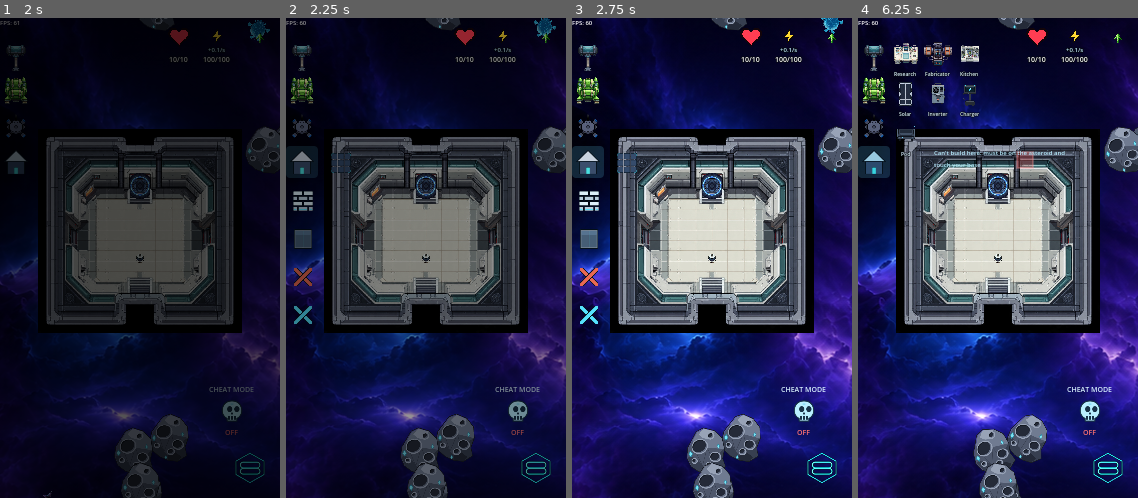
Above: before the commit, frames 1-4 (left to right).
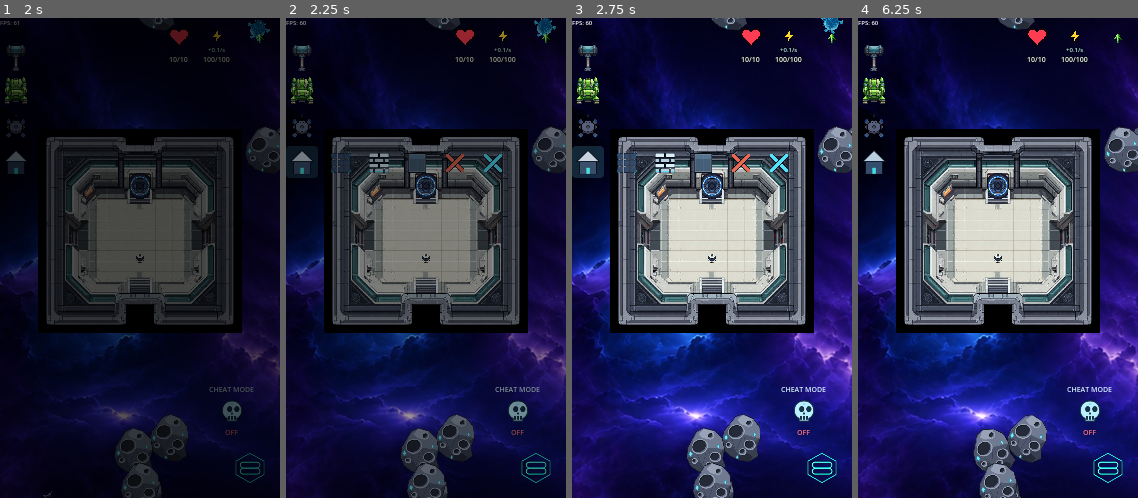
Above: after the commit, the same moments.

Repository: wildane/ShootingStar
Game: Godot game, scene res://scene/main_menu/main_menu.tscn
Two runs of this game, one before a commit and one after it. Both use one fixed random seed, a clock stepped at 60 frames per second and the inputs below.
Inputs (mouse positions are in pixels of both pictures, inside the frame that each line leads up to):
- Up to frame 1 (2 s): click "New Game" at 0.5 s; click "New Game" at 1.25 s
- Up to frame 2 (2.25 s): click (302, 162) at 2 s
- Up to frame 3 (2.75 s): no input
- Up to frame 4 (6.25 s): click (914, 162) at 2.77 s; click (950, 162) at 3.52 s; click (989, 162) at 4.27 s; click (1026, 162) at 5.02 s; click (874, 56) at 5.75 s

Frame 1 is identical in both runs. In frame 2, 1.4% of the frame differs, in the area x 2-78%, y 28-64%; in frame 3, 1.6%; in frame 4, 2.9%, in the area x 0-74%, y 5-34%.

Commit message:
HUD bina: menu satu baris ke kanan, kekal buka bila pilih, tutup pada batal/home/tap luar

Diff:
--- a/scene/level_3/build_system/BuildGrid.gd
+++ b/scene/level_3/build_system/BuildGrid.gd
@@ -142,7 +142,7 @@
 	bekas.add_child(_butang_rumah)
 
 	# Menu mengembang sebagai overlay supaya VBox tidak berubah saiz.
-	# Satu butang ke kanan ikon rumah, selebihnya ke bawah.
+	# Semua butang pilihan terhampar dalam satu baris mendatar ke kanan ikon rumah.
 	_kumpulan = Control.new()
 	_kumpulan.name = "PilihanBina"
 	_kumpulan.mouse_filter = Control.MOUSE_FILTER_IGNORE
@@ -153,22 +153,16 @@
 	var ikon_jenis: Array[Texture2D] = [
 		IKON_HUD_LANTAI, IKON_HUD_DINDING, IKON_HUD_PINTU, IKON_HUD_ERASE,
 	]
-	var kedudukan: Array[Vector2] = [
-		Vector2(LANGKAH_BUTANG, 0),
-		Vector2(0, LANGKAH_BUTANG),
-		Vector2(0, LANGKAH_BUTANG * 2),
-		Vector2(0, LANGKAH_BUTANG * 3),
-	]
 	for i in range(ikon_jenis.size()):
 		var butang := _buat_butang(ikon_jenis[i], NAMA_JENIS[i], tema)
 		butang.toggle_mode = true
-		butang.position = kedudukan[i]
+		butang.position = Vector2(LANGKAH_BUTANG * float(i + 1), 0.0)
 		butang.pressed.connect(_pilih.bind(i))
 		_kumpulan.add_child(butang)
 		_butang.append(butang)
 
 	var batal := _buat_butang(IKON_HUD_BATAL, "Cancel", tema)
-	batal.position = Vector2(0, LANGKAH_BUTANG * 4)
+	batal.position = Vector2(LANGKAH_BUTANG * float(ikon_jenis.size() + 1), 0.0)
 	batal.pressed.connect(_batal)
 	_kumpulan.add_child(batal)
 
@@ -216,9 +210,12 @@
 	if _label_status != null:
 		_label_status.global_position = asas + Vector2(LANGKAH_BUTANG + SAIZ_BUTANG + 6.0, 2.0)
 
-# Buka / tutup menu. Bila tertutup, semua pilihan kembali jadi satu ikon rumah.
+# Buka / tutup menu. Menutup akan membatalkan mod bina (tutup mod home).
 func _tukar_buka() -> void:
-	_set_buka(not _buka)
+	if _buka:
+		_batal()
+	else:
+		_set_buka(true)
 
 func _set_buka(buka: bool) -> void:
 	_buka = buka
@@ -308,8 +305,6 @@
 		_label_status.text = "Erase: tap a built tile to mark it. Go near to deconstruct and get 1 Iron back"
 	else:
 		_label_status.text = NAMA_JENIS[jenis] + ": tap to plan (1 Iron). Go near to build"
-	# Kembali jadi ikon rumah tunggal semasa mod aktif (macam butang build).
-	_set_buka(false)
 
 func _batal() -> void:
 	_mod = -1
@@ -325,7 +320,7 @@
 # ==========================================
 # INPUT: tap = letak, heret = gerak hantu
 # ==========================================
-# Tap di luar menu (dan di luar ikon rumah) menutup menu semula.
+# Tap di luar menu (dan di luar ikon rumah) menutup mod home (batal + tutup).
 func _input(event: InputEvent) -> void:
 	if not _buka:
 		return
@@ -338,9 +333,9 @@
 		return
 	if _tekan_dalam_hud(pos):
 		return
-	# Tutup menu sahaja; tap ini tidak diteruskan ke aksi lain.
+	# Tutup mod home; tap ini tidak diteruskan ke aksi lain.
 	get_viewport().set_input_as_handled()
-	_set_buka(false)
+	_batal()
 
 func _tekan_dalam_hud(pos: Vector2) -> bool:
 	if _butang_rumah != null and _butang_rumah.get_global_rect().has_point(pos):
